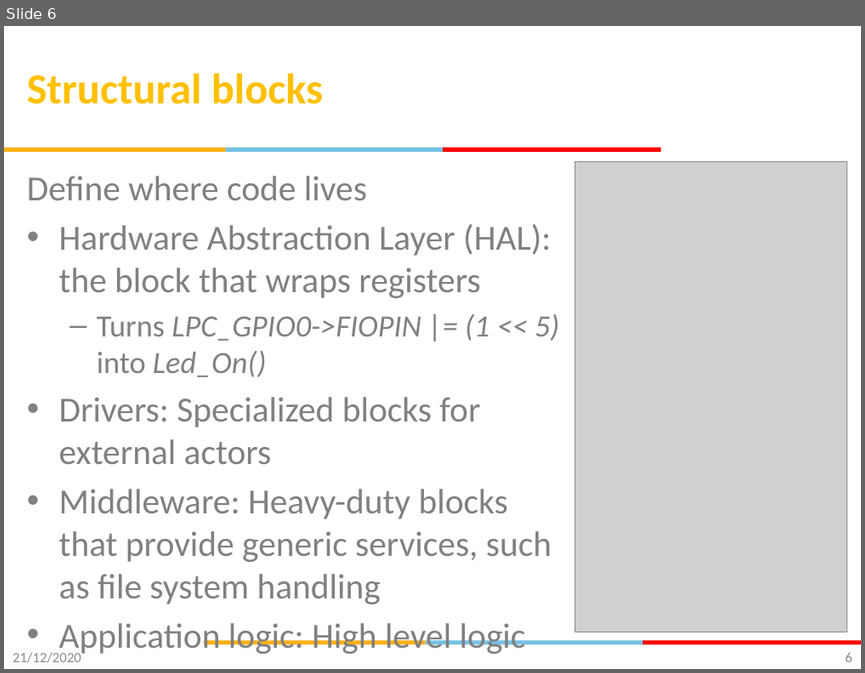
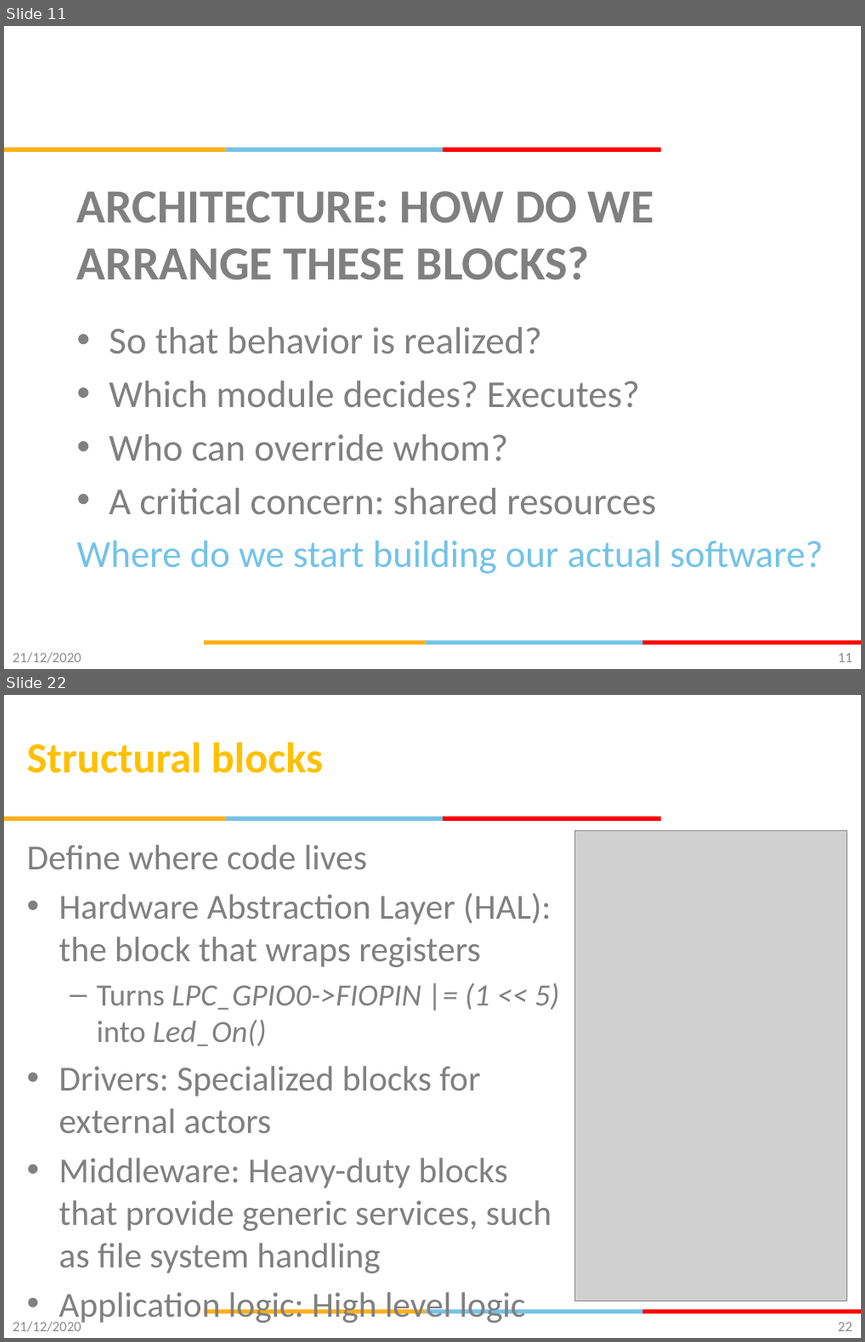
Before and after one commit to gsaurabhr-teaching/csg523-material, a slide deck: Lec-13-16-firmware-architecture.pptx. Shown one above the other, each under a label of ours: slide 6 before the commit, slides 11 and 22 after it; the slides between them are not shown. The pictures are 865x673 and 865x1342 pixels, drawn with LibreOffice and Linux fonts; fonts in the diff are those of the drawing; grey boxes stand for pictures; background and template pictures are left out. Boxes give left, top, right and bottom in pixels: in the first picture for what was removed or moved away, otherwise in the second. Text is boxed around its words. In the diff, an @@ line names an element or a change of style, - is before the commit and + after.

```diff
--- a/Lec-13-16-firmware-architecture.pptx
+++ b/Lec-13-16-firmware-architecture.pptx
@@ slide 11 added at (4, 26, 861, 669), background #FFFFFF; not listed: 6 template elements that a slide beside it also shows @@
@@ title added at (77, 191, 654, 280), 40 pt, text #808080, bold @@
+ARCHITECTURE: HOW DO WE ARRANGE THESE BLOCKS?
@@ text added at (77, 327, 823, 573), 32 pt, text #808080 @@
+• So that behavior is realized?
+• Which module decides? Executes?
+• Who can override whom?
+• A critical concern: shared resources
+Where do we start building our actual software?
@@ text added at (12, 652, 81, 663), 12 pt, text #8C8C8C @@
+21/12/2020
@@ page number added at (838, 652, 852, 662), 12 pt, text #898989 @@
+11
@@ what was slide 6 is now slide 22 @@
@@ page number at (838, 1321, 852, 1331): text changed @@
-6
+22
```
Also in this commit, not shown: 17 other slides added, 2 slides removed.
